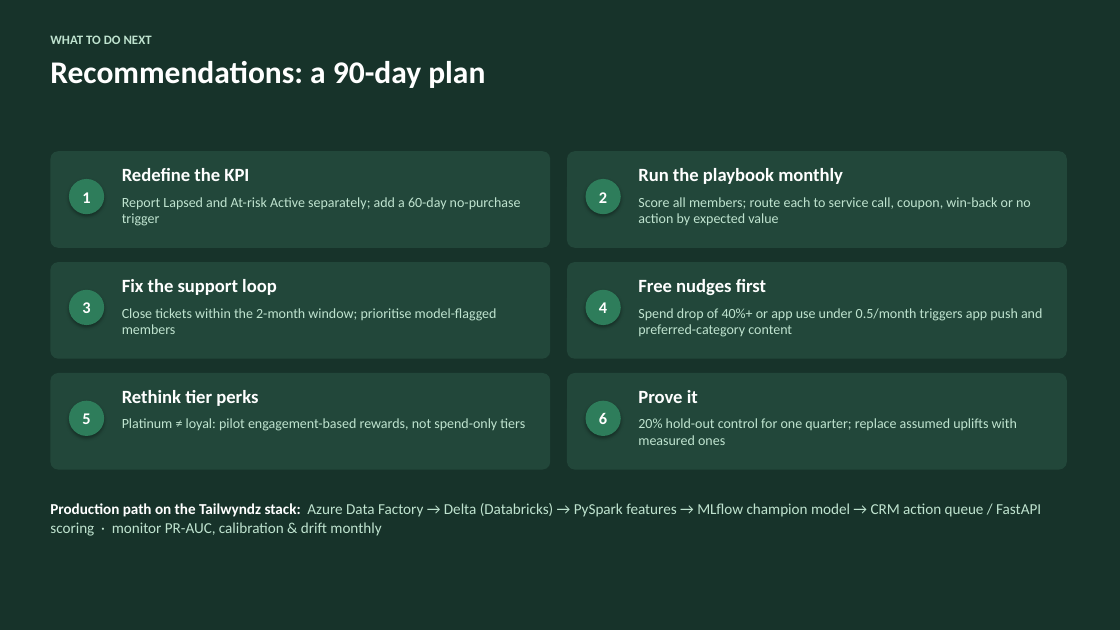
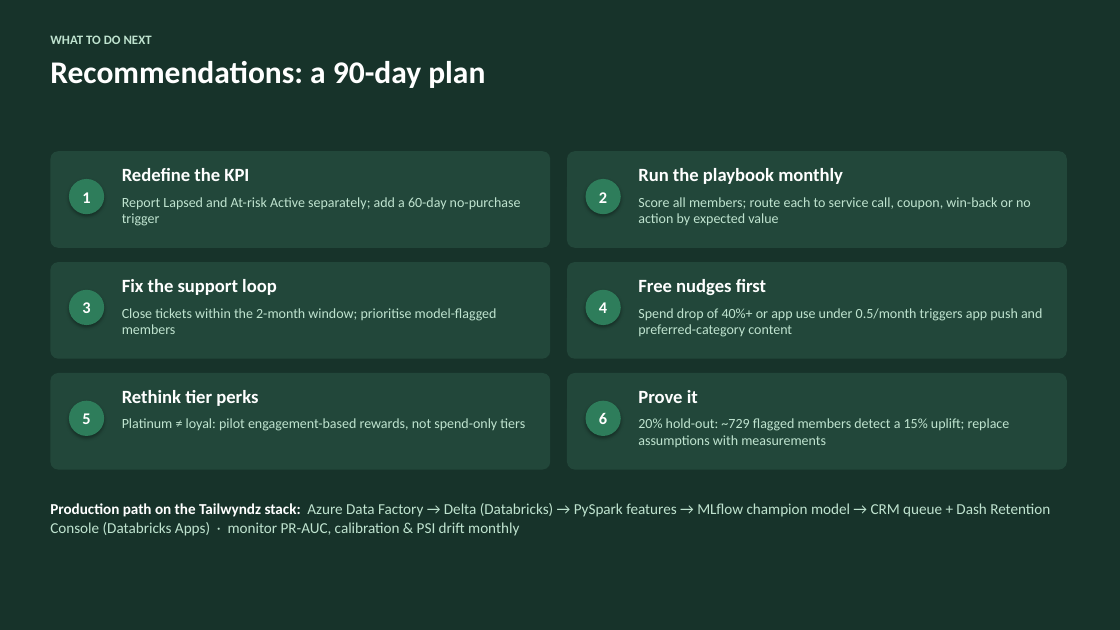
Before and after one commit to Guru-Prasaath/silent-cart, a slide deck: slide 12 of presentation/churn_presentation.pptx. Drawn at 1120x630 pixels with LibreOffice and Linux fonts; fonts in the diff are those of the drawing. Boxes give left, top, right and bottom in pixels: in the first picture for what was removed or moved away, otherwise in the second. Text is boxed around its words. In the diff, an @@ line names an element or a change of style, - is before the commit and + after.

Commit message:
Add Retention Console, advanced analytics and CI
- Dash Retention Console: overview, member drill-down, live scenario simulator, insights
- GRU sequence challenger (PyTorch) with paired-bootstrap comparison
- Survival analysis, behavioural personas, profit-optimal threshold, A/B test sizing
- Next-quarter (Jul-Sep 2024) watchlist, PSI drift and fairness monitoring
- Model card, GitHub Actions CI, report/deck/README updates

```diff
--- a/presentation/churn_presentation.pptx
+++ b/presentation/churn_presentation.pptx
@@ text at (638, 418, 1010, 447): text changed @@
-20% hold-out control for one quarter; replace assumed uplifts with measured ones
+20% hold-out: ~729 flagged members detect a 15% uplift; replace assumptions with measurements
@@ text at (50, 503, 1050, 536): text changed @@
-Production path on the Tailwyndz stack: Azure Data Factory → Delta (Databricks) → PySpark features → MLflow champion model → CRM action queue / FastAPI scoring · monitor PR-AUC, calibration & drift monthly
+Production path on the Tailwyndz stack: Azure Data Factory → Delta (Databricks) → PySpark features → MLflow champion model → CRM queue + Dash Retention Console (Databricks Apps) · monitor PR-AUC, calibration & PSI drift monthly
```
Also in this commit, not shown: 10 other slides changed, 39 other files.
